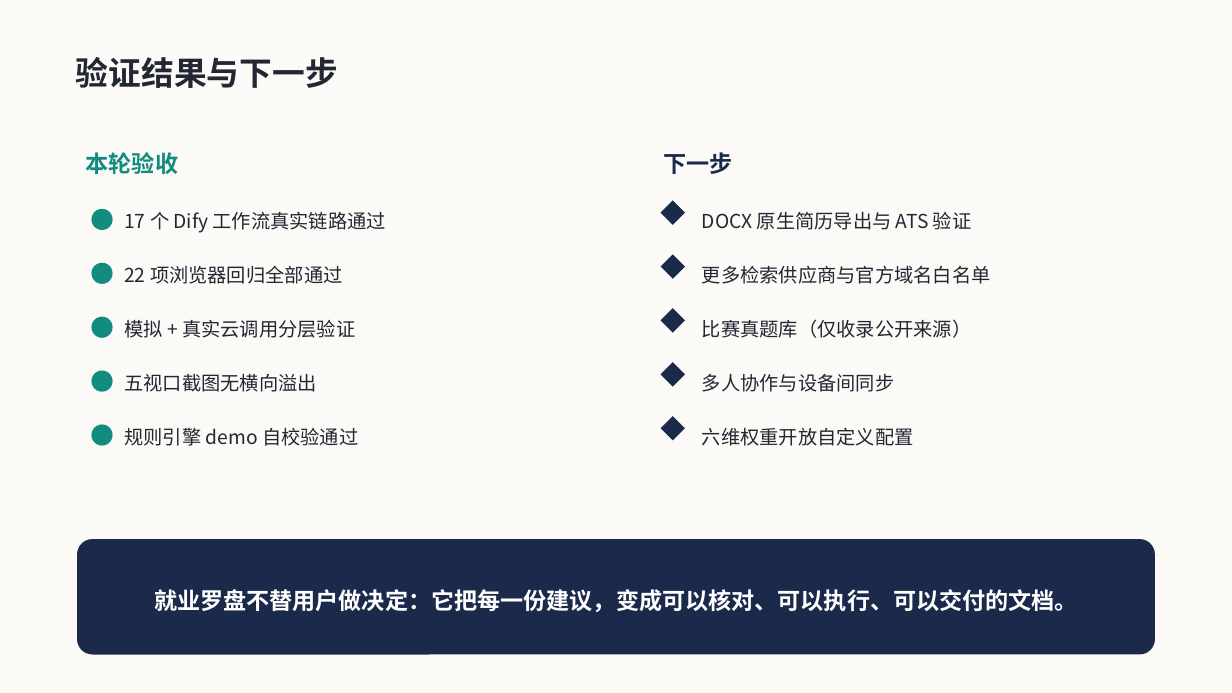
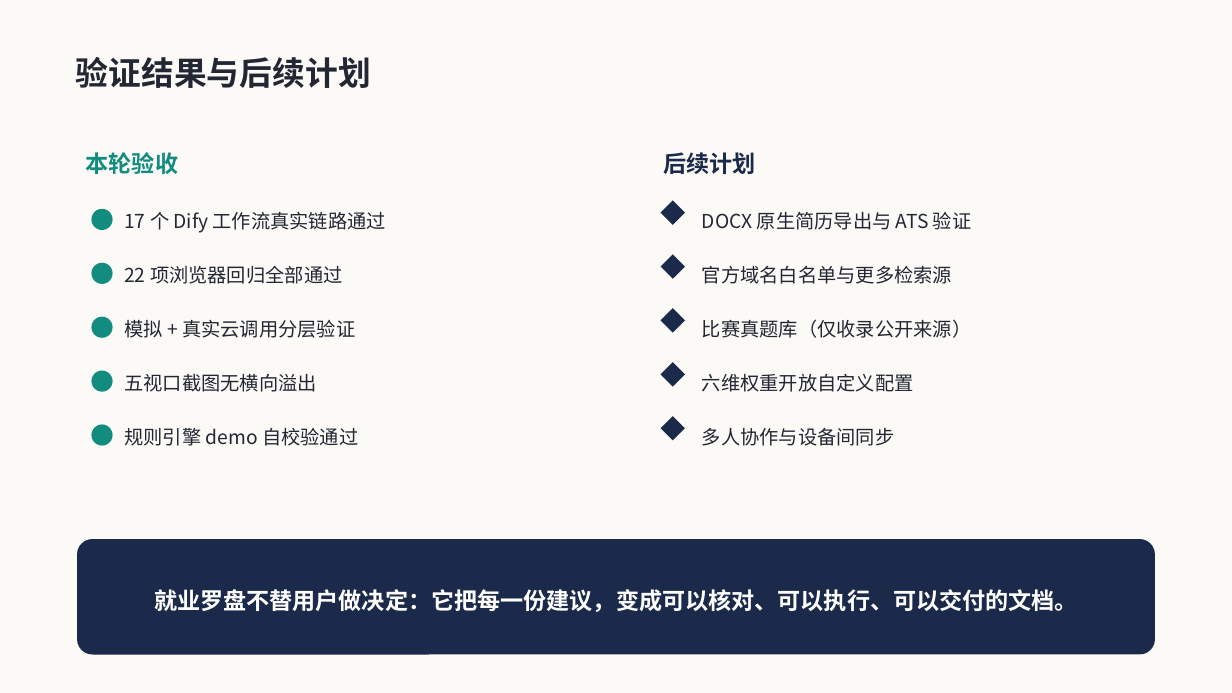
Before and after one commit to CP-bee-git/AI-game, a slide deck: slide 11 of docs/ppt-assets/careerpilot-intro.pptx. Drawn at 1232x693 pixels with LibreOffice and Linux fonts; fonts in the diff are those of the drawing. Boxes give left, top, right and bottom in pixels: in the first picture for what was removed or moved away, otherwise in the second. Text is boxed around its words. In the diff, an @@ line names an element or a change of style, - is before the commit and + after.

Commit message:
docs: align deck with six-part review outline, refresh snapshots
- careerpilot-intro.pptx: 12 slides restructured to 问题与需求/项目目标/
  技术方案/创新与价值/当前成果/后续计划; rule engine stays the highlight
- svg/: replace pages with new six-part roster
- preview.png, developer-preview.png, ppt shots: re-captured from live app
- 申报文稿.md: competition application text per form sections

```diff
--- a/docs/ppt-assets/careerpilot-intro.pptx
+++ b/docs/ppt-assets/careerpilot-intro.pptx
@@ text at bbox=[76, 57, 371, 88]: text changed @@
-验证结果与下一步
+验证结果与后续计划
@@ text at bbox=[663, 152, 755, 174]: text changed @@
-下一步
+后续计划
@@ text at bbox=[702, 266, 952, 284]: text changed @@
-更多检索供应商与官方域名白名单
+官方域名白名单与更多检索源
@@ text "六维权重开放自定义配置": place and size @@
-text "六维权重开放自定义配置" at bbox=[702, 428, 914, 446]
+text "六维权重开放自定义配置" at bbox=[702, 374, 914, 392]
@@ text "多人协作与设备间同步": place and size @@
-text "多人协作与设备间同步" at bbox=[702, 374, 894, 392]
+text "多人协作与设备间同步" at bbox=[702, 428, 894, 446]
```
Also in this commit, not shown: 9 other slides changed, 1 slide added, 1 slide removed, 20 other files.
